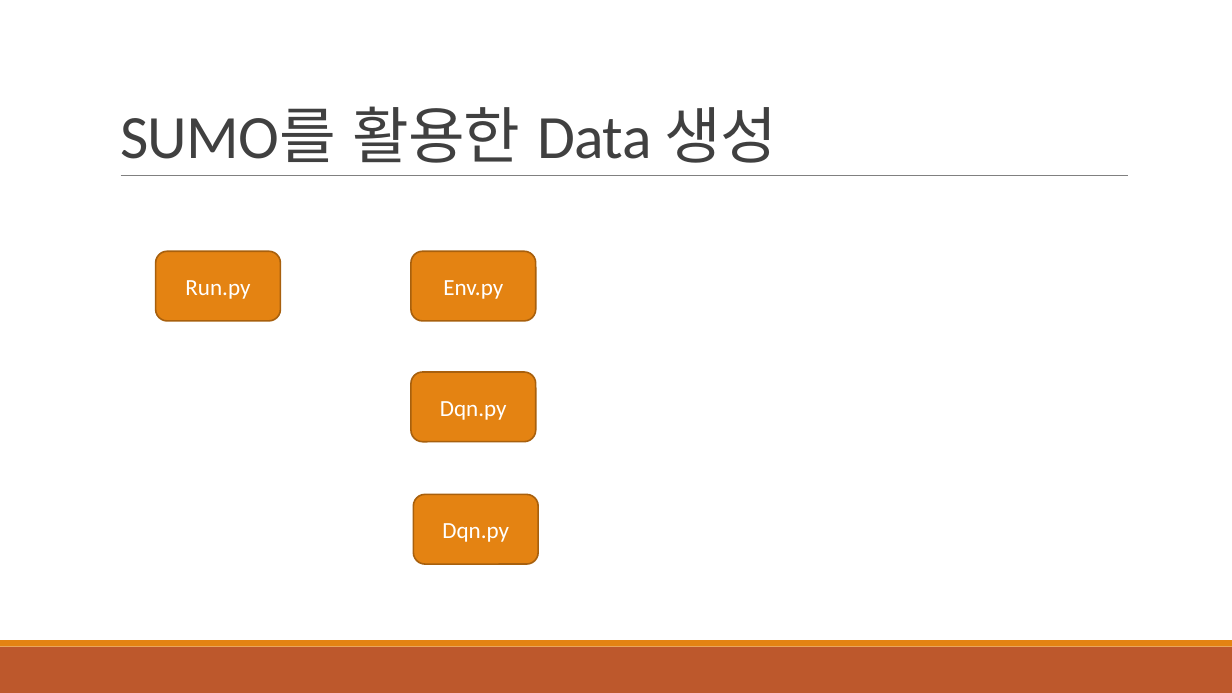
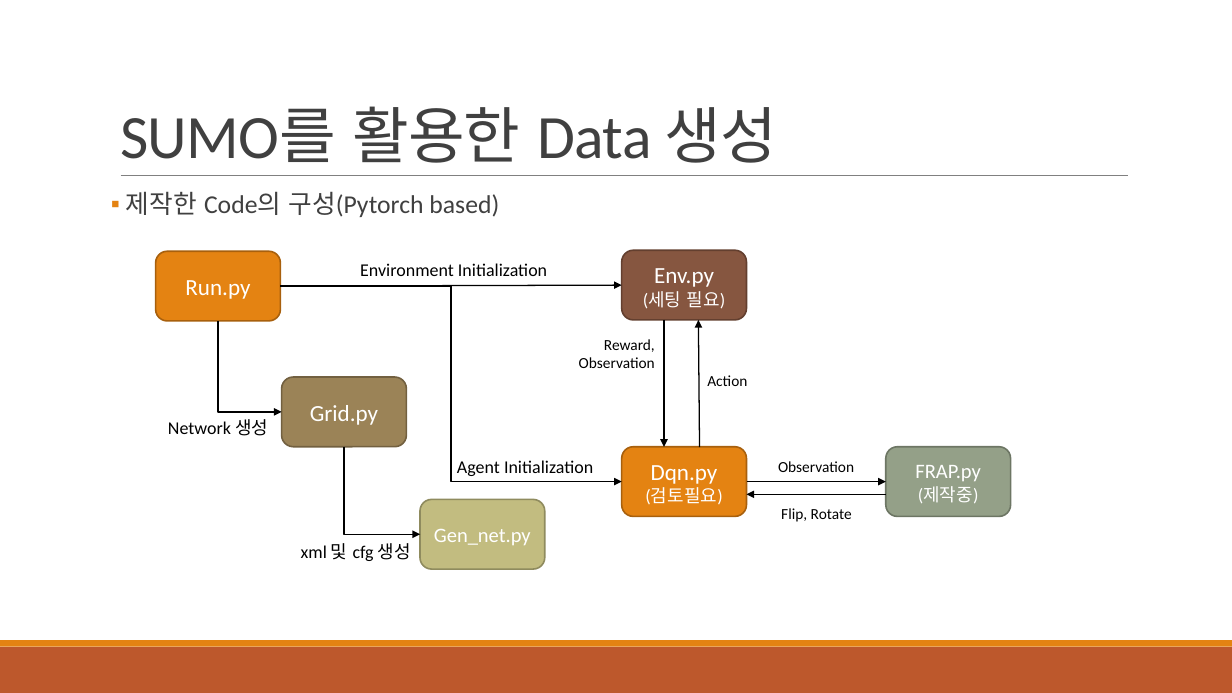
Before and after one commit to 3neutronstar/traffic-optimization_RL, a slide deck: slide 8 of 1st_Seminar(강민수).pptx. Drawn at 1232x693 pixels with LibreOffice and Linux fonts; fonts in the diff are those of the drawing. Boxes give left, top, right and bottom in pixels: in the first picture for what was removed or moved away, otherwise in the second. Text is boxed around its words. In the diff, an @@ line names an element or a change of style, - is before the commit and + after.

```diff
--- a/1st_Seminar(강민수).pptx
+++ b/1st_Seminar(강민수).pptx
@@ text added at box(126, 191, 499, 217), 20 pt, text #404040 @@
+▪ 제작한 Code의 구성(Pytorch based)
@@ text added at box(360, 263, 547, 276), 14 pt, text #000000 @@
+Environment Initialization
@@ rounded rectangle "Env.py": place and size @@
-rounded rectangle "Env.py" at box(411, 251, 536, 321)
+rounded rectangle "Env.py" at box(622, 250, 747, 320)
@@ rounded rectangle "Env.py" at box(622, 250, 747, 320): fill #E48312 to #865640; outline #A9610D 1.25 pt to #63402F 1.25 pt @@
@@ arrow added from (281, 287) to (622, 286), #000000 1 pt @@
@@ elbow arrow added from (281, 287) to (622, 482), #000000 1 pt @@
@@ text in rounded rectangle at box(643, 291, 726, 309): paragraph added @@
+(세팅 필요)
@@ elbow arrow added from (218, 321) to (282, 412), #000000 1 pt @@
@@ arrow added from (665, 320) to (665, 447), #000000 1 pt @@
@@ arrow added from (700, 447) to (699, 320), #000000 1 pt @@
@@ text added at box(579, 339, 655, 368), 12 pt, text #000000 @@
+Reward, Observation
@@ rounded rectangle added at box(282, 377, 407, 446), fill #9B8357, outline #736140 1.25 pt, 18 pt, text #FFFFFF @@
+Grid.py
@@ text added at box(707, 375, 747, 386), 12 pt, text #000000 @@
+Action
@@ text added at box(168, 419, 268, 436), 14 pt, text #000000 @@
+Network 생성
@@ elbow arrow added from (344, 447) to (421, 534), #000000 1 pt @@
@@ rounded rectangle "Dqn.py": place and size @@
-rounded rectangle "Dqn.py" at box(411, 372, 536, 442)
+rounded rectangle "Dqn.py" at box(622, 447, 747, 517)
@@ rounded rectangle added at box(886, 447, 1011, 517), fill #94A088, outline #6D7665 1.25 pt, 16 pt, text #FFFFFF @@
+FRAP.py
+(제작중)
@@ text added at box(457, 460, 593, 476), 14 pt, text #000000 @@
+Agent Initialization
@@ text added at box(778, 461, 854, 472), 12 pt, text #000000 @@
+Observation
@@ rounded rectangle "Gen_net.py": place and size @@
-rounded rectangle "Gen_net.py" at box(413, 494, 538, 564)
+rounded rectangle "Gen_net.py" at box(421, 500, 545, 569)
@@ rounded rectangle "Gen_net.py" at box(421, 500, 545, 569): fill #E48312 to #C2BC80; outline #A9610D 1.25 pt to #908B5F 1.25 pt @@
@@ text in rounded rectangle at box(645, 487, 722, 504): paragraph added @@
+(검토필요)
@@ arrow added from (747, 482) to (886, 482), #000000 1 pt @@
@@ arrow added from (886, 494) to (747, 494), #000000 1 pt @@
@@ text added at box(781, 508, 852, 522), 12 pt, text #000000 @@
+Flip, Rotate
@@ text in rounded rectangle at box(434, 529, 531, 545): text changed; size 18 to 16 pt @@
-Dqn.py
+Gen_net.py
@@ text added at box(301, 543, 411, 561), 14 pt, text #000000 @@
+xml 및 cfg 생성
```
Also in this commit, not shown: 6 other slides changed, 4 other files.
